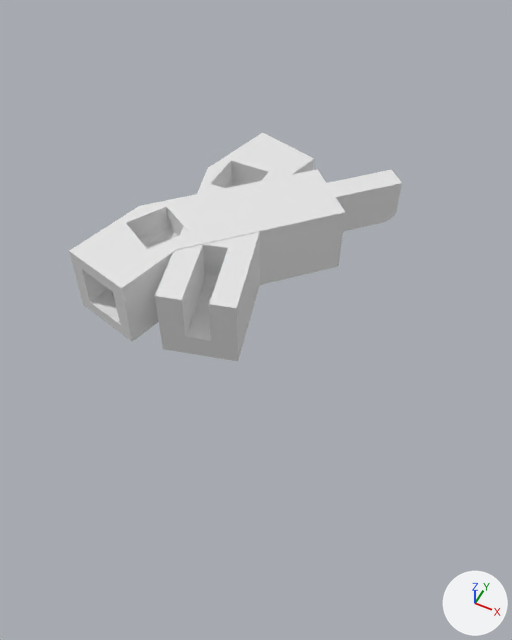
The Blender file structure/structure.blend as it was, and as the next commit left it.
Camera for both pictures: a camera (50 mm lens) standing at (18.3, -32.4, 35.4) and looking at (3.1, -2.0, -2.6). The axes (+X, +Y, +Z) are drawn at lower right. The lights are the same throughout. The same objects are shown in both versions, whatever each file hides.

The scene before the commit, as lines of its bpy script (objects in view):
```python
me_circle_014 = bpy.data.meshes.new('Circle.014')
me_circle_014.from_pydata(...)  # 106 vertices, 83 faces; spans x -3.6..4.6, y -11.2..7.1, z -0.3..4.7
me_circle_015 = bpy.data.meshes.new('Circle.015')
me_circle_015.from_pydata(...)  # 114 vertices, 90 faces; spans x -7.2..9.4, y -8.3..10.2, z -0.2..4.8
ob_arc_piece_01_cut_v2 = bpy.data.objects.new('arc_piece_01_cut_v2', me_circle_014)
ob_arc_piece_01_cut_v2.location = (0.0, 2.32, 0.0)
ob_arc_piece_02_cut_v2 = bpy.data.objects.new('arc_piece_02_cut_v2', me_circle_015)
ob_arc_piece_02_cut_v2.location = (0.0, -0.96, 0.0)
_m = ob_arc_piece_02_cut_v2.modifiers.new('Boolean', 'BOOLEAN')
```
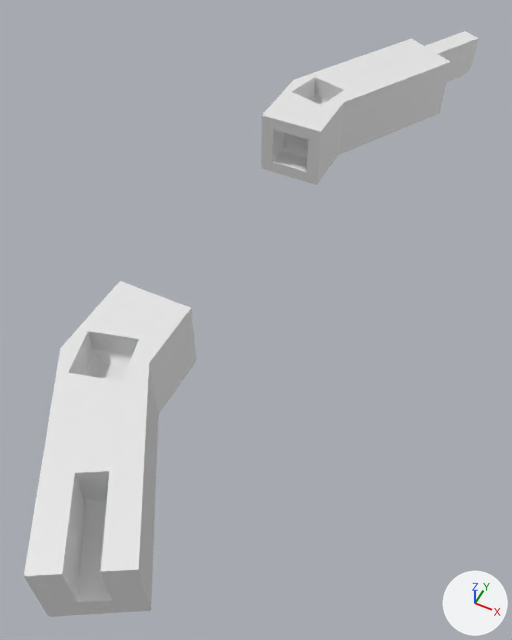
The change in detail:
Object 'arc_piece_01_cut_v2' (ob_arc_piece_01_cut_v2) moves from (0.0, 2.32, 0.0) to (1.0, -15.0, 0.0).
Object 'arc_piece_01_cut_v2' (ob_arc_piece_01_cut_v2) turns from (0, 0, 0) to (0, 0, 15) degrees about x, y and z.
Object 'arc_piece_02_cut_v2' (ob_arc_piece_02_cut_v2) moves from (0.0, -0.96, 0.0) to (2.0, 20.0, 0.0).
Object 'arc_piece_02_cut_v2' (ob_arc_piece_02_cut_v2) turns from (0, 0, 0) to (0, 0, 15) degrees about x, y and z.

Where the change shows, as pixel boxes [x1, y1, x2, y2] in the pictures (512 x 640 px):
'arc_piece_01_cut_v2', moved, turned
    before: [155, 132, 314, 361]
    after: [24, 281, 196, 617]
'arc_piece_02_cut_v2', moved, turned
    before: [69, 169, 402, 342]
    after: [261, 31, 479, 185]
